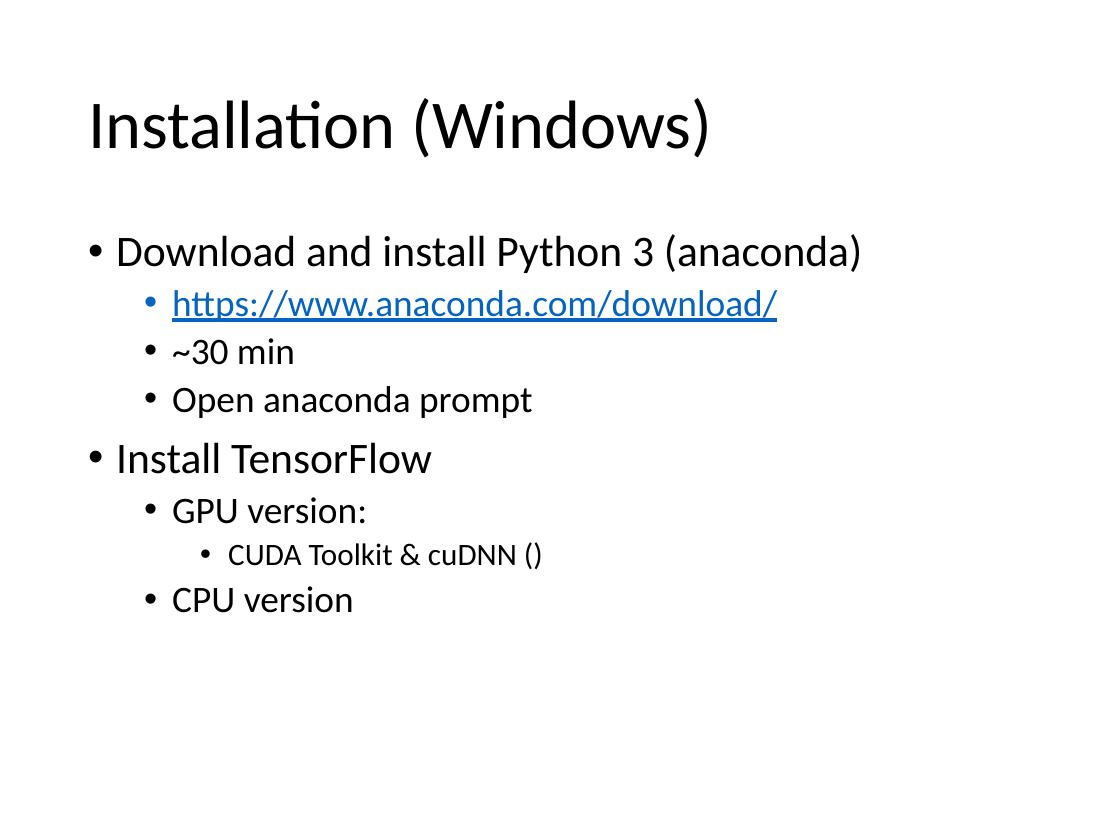
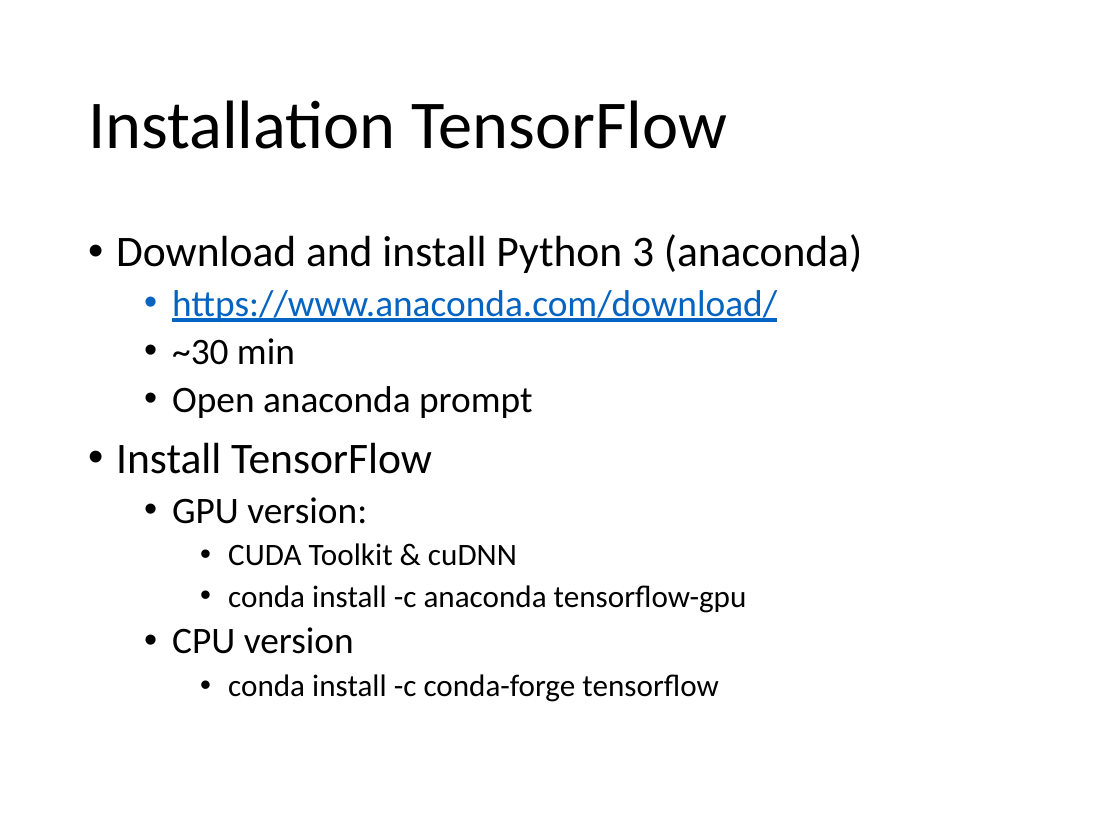
Before and after one commit to YichaoOU/self_driving_car, a slide deck: slide 5 of Tutorial/TensorFlow-Obj-API.pptx (slide 6 before the commit). Drawn at 1120x840 pixels with LibreOffice and Linux fonts; fonts in the diff are those of the drawing. Boxes give left, top, right and bottom in pixels: in the first picture for what was removed or moved away, otherwise in the second. Text is boxed around its words. In the diff, an @@ line names an element or a change of style, - is before the commit and + after.

```diff
--- a/Tutorial/TensorFlow-Obj-API.pptx
+++ b/Tutorial/TensorFlow-Obj-API.pptx
@@ title at bbox=[88, 100, 727, 149]: text changed @@
-Installation (Windows)
+Installation TensorFlow
@@ text at bbox=[228, 543, 747, 613]: text changed @@
-    • CUDA Toolkit & cuDNN ()
+    • CUDA Toolkit & cuDNN
+    • conda install -c anaconda tensorflow-gpu
@@ text at bbox=[228, 674, 718, 702]: paragraph added @@
+    • conda install -c conda-forge tensorflow
```
Also in this commit, not shown: 4 other slides changed, 3 slides added, 1 slide removed, 22 other files.
